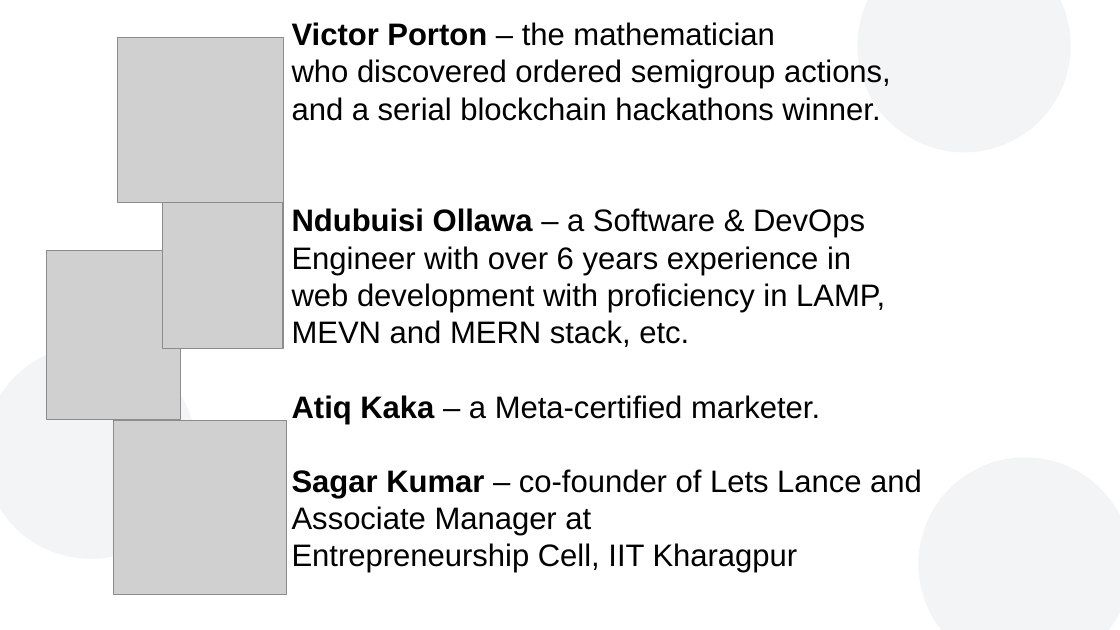
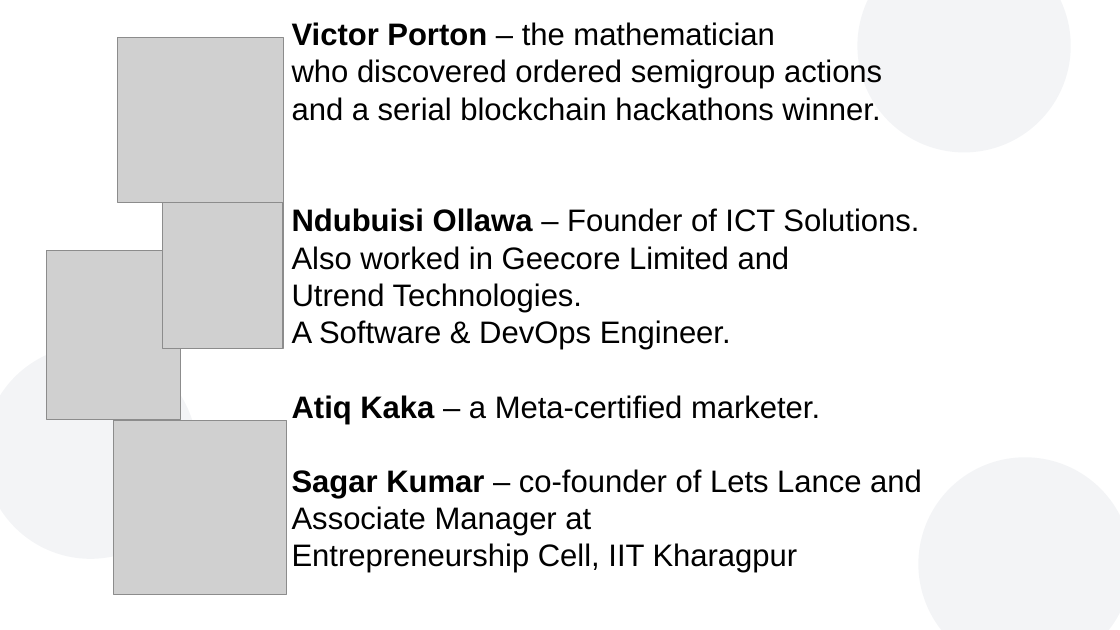
Before and after one commit to vporton/zondirectory2, a slide deck: slide 9 of docs/presentation.odp. Drawn at 1120x630 pixels with LibreOffice and Linux fonts; fonts in the diff are those of the drawing; grey boxes stand for pictures; background and template pictures are left out. Boxes give left, top, right and bottom in pixels: in the first picture for what was removed or moved away, otherwise in the second. Text is boxed around its words. In the diff, an @@ line names an element or a change of style, - is before the commit and + after.

```diff
--- a/docs/presentation.odp
+++ b/docs/presentation.odp
@@ text at (x1=292, y1=22, x2=919, y2=349): text changed @@
-Victor Porton – the mathematician
-who discovered ordered semigroup actions,
-and a serial blockchain hackathons winner.
-Ndubuisi Ollawa – a Software & DevOps
-Engineer with over 6 years experience in
-web development with proficiency in LAMP,
-MEVN and MERN stack, etc.
+Victor Porton – the mathematician
+who discovered ordered semigroup actions
+and a serial blockchain hackathons winner.
+Ndubuisi Ollawa – Founder of ICT Solutions.
+Also worked in Geecore Limited and
+Utrend Technologies.
+A Software & DevOps Engineer.
```
Also in this commit, not shown: 2 other files.
